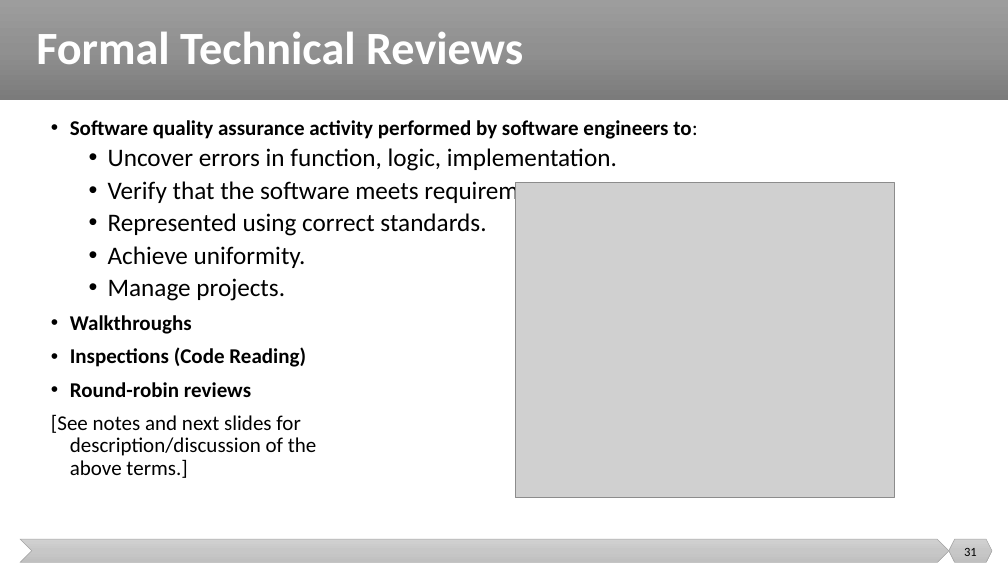
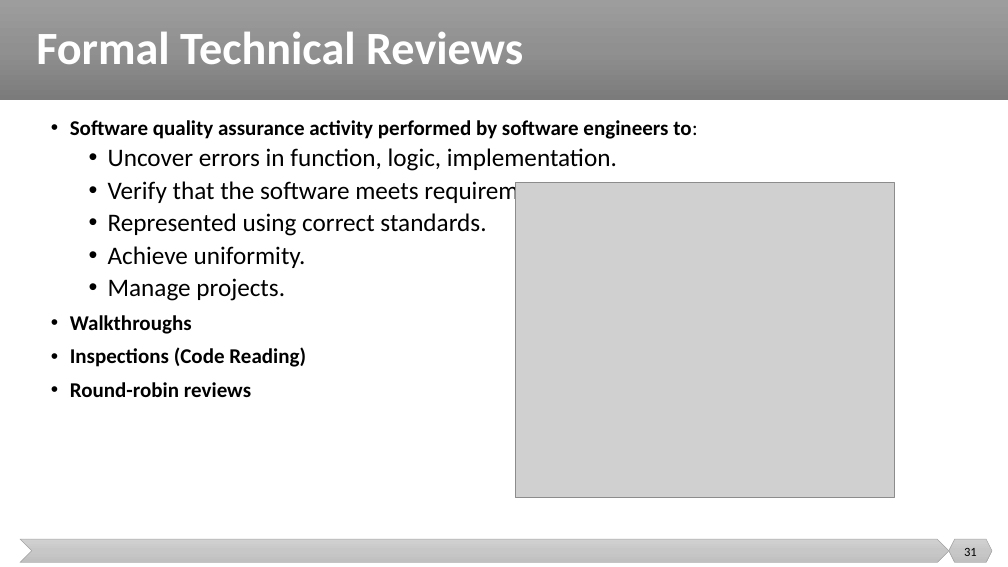
Before and after one commit to malenezi/malenezi, a slide deck: slide 31 of SE423/Lectures/7-Quality/Quality.pptx. Drawn at 1008x567 pixels with LibreOffice and Linux fonts; fonts in the diff are those of the drawing; grey boxes stand for pictures. Boxes give left, top, right and bottom in pixels: in the first picture for what was removed or moved away, otherwise in the second. Text is boxed around its words. In the diff, an @@ line names an element or a change of style, - is before the commit and + after.

```diff
--- a/SE423/Lectures/7-Quality/Quality.pptx
+++ b/SE423/Lectures/7-Quality/Quality.pptx
@@ text at [51,414,317,478]: paragraph removed @@
-[See notes and next slides for
-description/discussion of the
-above terms.]
```
Also in this commit, not shown: 12 other slides changed, 1 other file.
